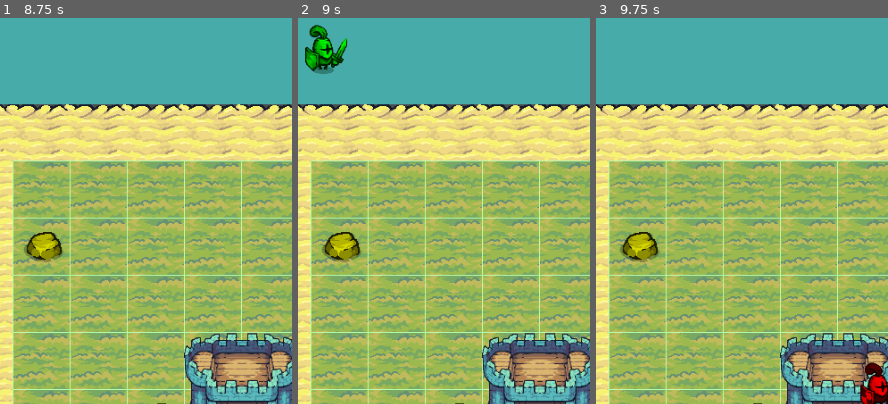
Above: before the commit, frames 1-3 (left to right).
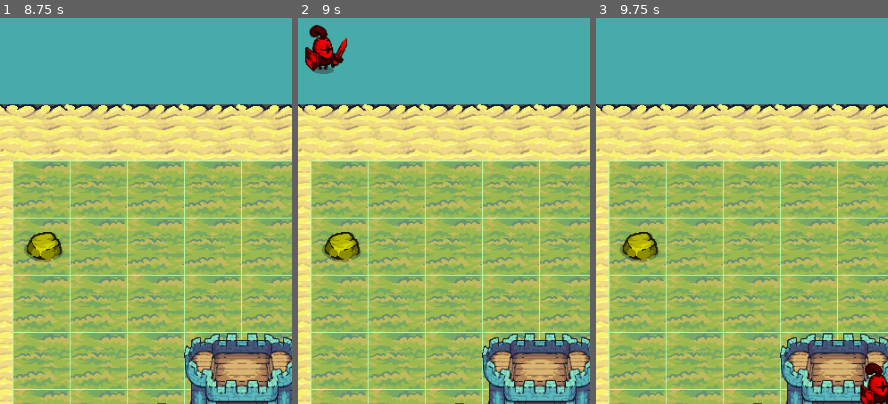
Above: after the commit, the same moments.

Repository: Theosxenos/gamedevtv-game-jam-2025
Game: Godot game, scene res://scenes/game/game.tscn
Same seed, same stepped clock (60 frames per second), same inputs: the game is played once before the commit and once after it.
Inputs (mouse positions are % of the whole screen's width and height, from its top left):
- Up to frame 1 (8.75 s): click (51, 96) at 0.5 s; click (61, 96) at 1.25 s; click (51, 96) at 2 s; click (61, 96) at 2.75 s; click (51, 96) at 3.5 s; click (61, 96) at 4.25 s; tap Enter at 5, 6.5, 8 s; move the mouse to (80, 43) at 5.02 s; click (80, 43) at 5.17 s; tap Space at 5.75, 7.25 s; move the mouse to (23, 53) at 5.77 s; click (23, 53) at 5.92 s; move the mouse to (64, 25) at 6.52 s; click (64, 25) at 6.67 s; move the mouse to (43, 69) at 7.27 s; click (43, 69) at 7.42 s; move the mouse to (91, 64) at 8.02 s; click (91, 64) at 8.17 s
- Up to frame 2 (9 s): tap Space at 8.75 s; move the mouse to (9, 33) at 8.77 s; click (9, 33) at 8.92 s
- Up to frame 3 (9.75 s): move the mouse to (57, 48) at 9.52 s; click (57, 48) at 9.67 s
The pictures show only the part of the screen within x 9-59%, y 0-50%; the shares and areas given below are measured in that part.

Frame 1 is identical in both runs. In frame 2, 0.9% of the frame differs, in the area x 2-17%, y 1-14%; in frame 3, nothing differs.

Commit message:
Finish building placement

Diff:
--- a/scenes/buildings/blue_prints/gold_mine/gold_mine_bp.tscn
+++ b/scenes/buildings/blue_prints/gold_mine/gold_mine_bp.tscn
@@ -1,12 +1,13 @@
 [gd_scene load_steps=4 format=3 uid="uid://gj4hc7kqsanm"]
 
-[ext_resource type="Script" uid="uid://dwdbt2lfgjb42" path="res://scripts/building_blueprint.gd" id="1_n6dyr"]
+[ext_resource type="Script" uid="uid://c1qsxop30f8q5" path="res://scripts/resource_building_blueprint.gd" id="1_n6dyr"]
 [ext_resource type="Texture2D" uid="uid://kmnobtreixl5" path="res://scenes/buildings/blue_prints/gold_mine/GoldMine_Inactive.png" id="1_q6tw3"]
 
 [sub_resource type="RectangleShape2D" id="RectangleShape2D_c2gog"]
-size = Vector2(64, 64)
+size = Vector2(63, 63)
 
 [node name="GoldMine" type="Area2D"]
+modulate = Color(1, 0, 0, 1)
 collision_layer = 0
 collision_mask = 3
 script = ExtResource("1_n6dyr")
--- a/scenes/buildings/blue_prints/warrior/warrior_bp.tscn
+++ b/scenes/buildings/blue_prints/warrior/warrior_bp.tscn
@@ -4,9 +4,10 @@
 [ext_resource type="Texture2D" uid="uid://cw0al3o1us7nt" path="res://scenes/buildings/warrior/Warrior_Blue.png" id="1_ywraj"]
 
 [sub_resource type="RectangleShape2D" id="RectangleShape2D_aqvv3"]
-size = Vector2(64, 64)
+size = Vector2(63, 63)
 
 [node name="Warrior" type="Area2D"]
+modulate = Color(1, 0, 0, 1)
 collision_layer = 0
 collision_mask = 3
 script = ExtResource("1_27sa6")
--- a/scenes/buildings/warrior/warrior.tscn
+++ b/scenes/buildings/warrior/warrior.tscn
@@ -6,6 +6,8 @@
 size = Vector2(64, 64)
 
 [node name="Warrior" type="StaticBody2D"]
+collision_layer = 2
+collision_mask = 6
 
 [node name="Sprite2D" type="Sprite2D" parent="."]
 scale = Vector2(0.6, 0.6)
--- a/scenes/resources/gold_resource.tscn
+++ b/scenes/resources/gold_resource.tscn
@@ -10,7 +10,7 @@
 shader = ExtResource("1_ih1c3")
 
 [node name="GoldResource" type="StaticBody2D"]
-collision_mask = 2
+collision_mask = 0
 
 [node name="CollisionShape2D" type="CollisionShape2D" parent="."]
 shape = SubResource("RectangleShape2D_rssrk")
--- a/scripts/building_blueprint.gd
+++ b/scripts/building_blueprint.gd
@@ -1,13 +1,17 @@
 class_name BuildingBlueprint extends Area2D
 
+@export var can_place: bool
 
 @onready var parent: Grid = get_parent()
 
 func _physics_process(_delta: float) -> void:
-	if has_overlapping_bodies():
+	if not has_overlapping_areas() or has_overlapping_bodies():
+		can_place = false
 		modulate = Color.RED
-	else:
-		modulate = Color.GREEN
+		return
+
+	can_place = true
+	modulate = Color.GREEN
 
 
 
--- /dev/null
+++ b/scripts/resource_building_blueprint.gd
@@ -0,0 +1,17 @@
+class_name ResourceBuildingBlueprint extends BuildingBlueprint
+
+
+func _physics_process(_delta: float) -> void:
+	if not has_overlapping_areas() or not has_overlapping_bodies():
+		can_place = false
+		modulate = Color.RED
+		return
+
+	var overlapping_bodies := get_overlapping_bodies()
+	if overlapping_bodies[0].collision_layer > 1:
+		can_place = false
+		modulate = Color.RED
+		return
+
+	can_place = true
+	modulate = Color.GREEN
--- a/scripts/world.gd
+++ b/scripts/world.gd
@@ -7,6 +7,7 @@
 @export var used_grid_cells: Array[Vector2]
 @export var is_building: bool
 @export var selected_building: BuildingBlueprint
+@export var selected_building_name: String
 
 var buildings: Dictionary = {
 								"mine": preload("res://scenes/buildings/gold_mine/gold_mine.tscn"),
@@ -43,7 +44,7 @@
 	elif event is InputEventMouseButton and event.pressed:
 		match event.button_index:
 			MOUSE_BUTTON_LEFT:
-				print("Left mouse button")
+				place_building()
 			MOUSE_BUTTON_RIGHT:
 				_cancel_build_mode()
 
@@ -94,5 +95,18 @@
 		is_building = true
 
 	selected_building = building_blueprints[building_name].instantiate()
+	selected_building_name = building_name
+
 	grid_ref.add_child(selected_building)
 	selected_building.set_bp_position(grid_ref.global_position - get_viewport().get_mouse_position()) # TODO probably reverse
+
+
+func place_building() -> void:
+	if not selected_building.can_place:
+		return
+
+	var building: StaticBody2D = buildings[selected_building_name].instantiate()
+	building.position = selected_building.position
+
+	grid_ref.add_child(building)
+	_cancel_build_mode()
Not shown, added: scripts/resource_building_blueprint.gd.uid
